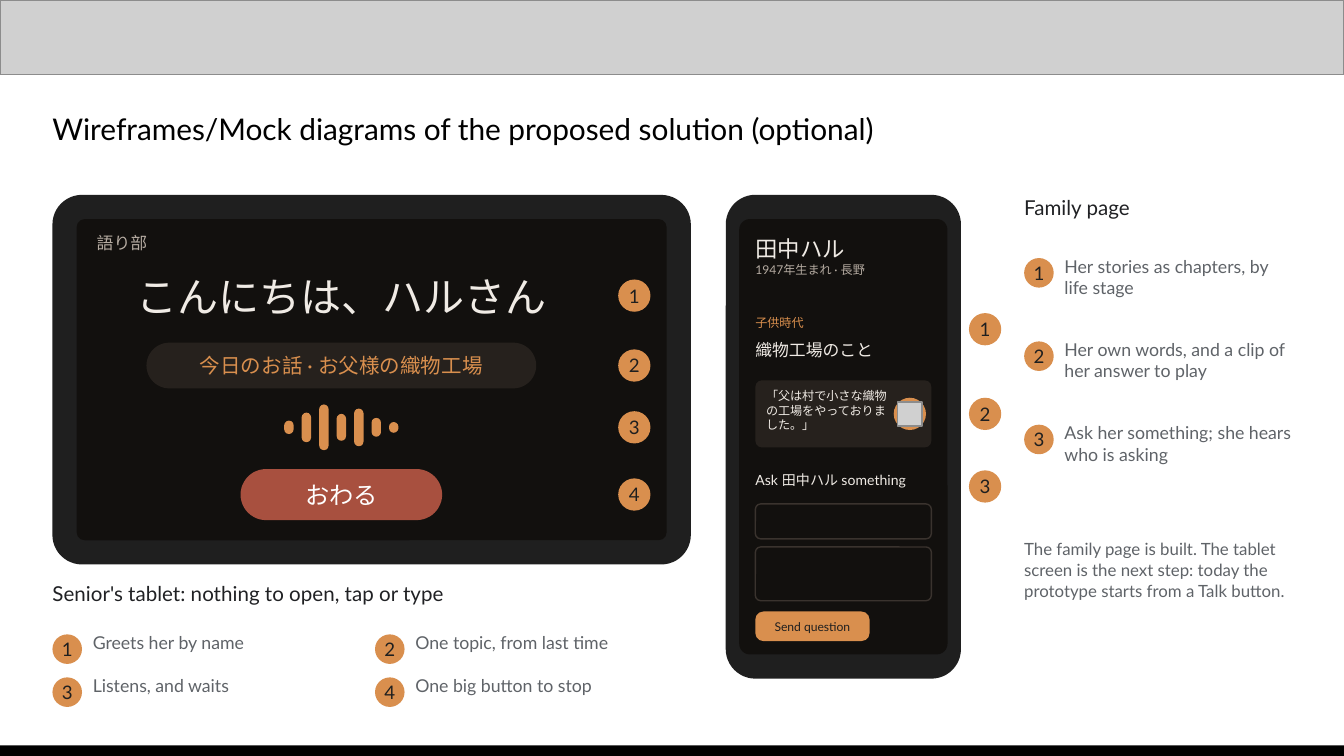
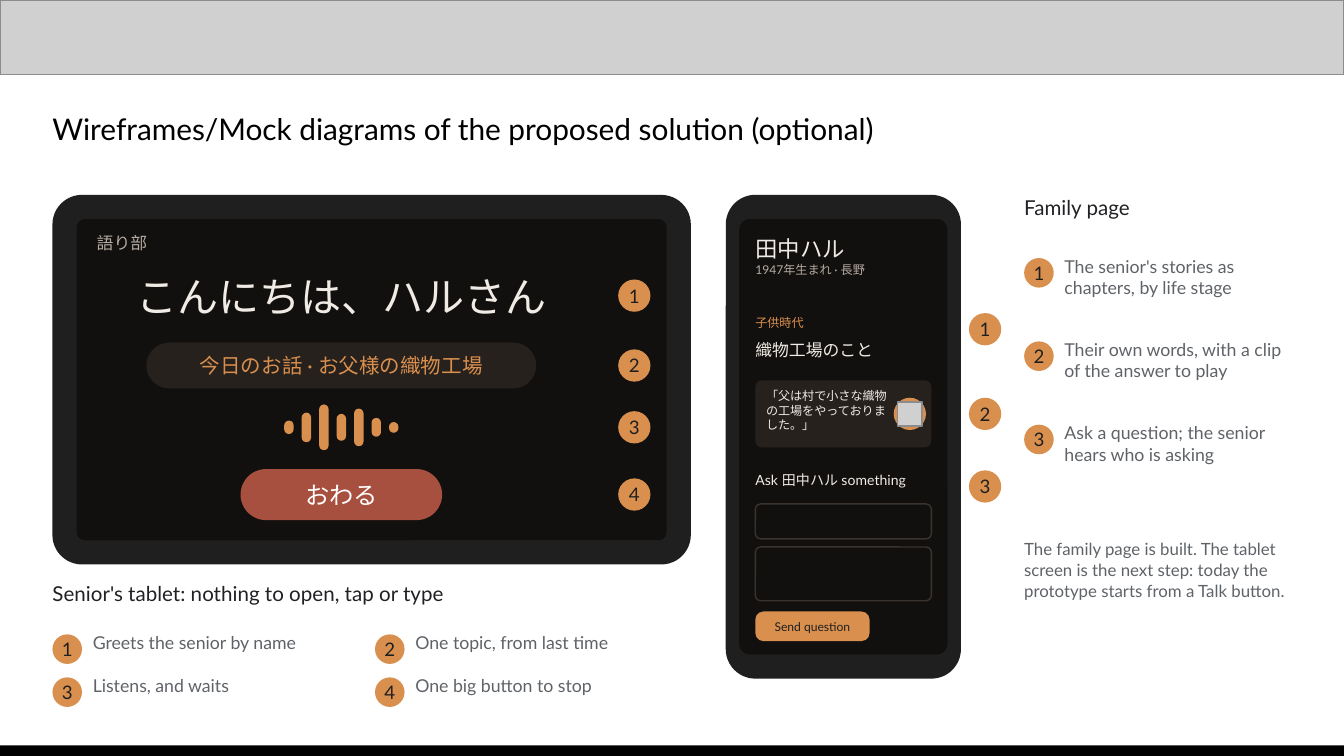
Before and after one commit to kaseovo/kataribe, a slide deck: slide 6 of docs/demo/kataribe-pitch-deck.pptx. Drawn at 1344x756 pixels with LibreOffice and Linux fonts; fonts in the diff are those of the drawing; grey boxes stand for pictures. Boxes give left, top, right and bottom in pixels: in the first picture for what was removed or moved away, otherwise in the second. Text is boxed around its words. In the diff, an @@ line names an element or a change of style, - is before the commit and + after.

```diff
--- a/docs/demo/kataribe-pitch-deck.pptx
+++ b/docs/demo/kataribe-pitch-deck.pptx
@@ text at (1064,260,1234,297): text changed @@
-Her stories as chapters, by life stage
+The senior's stories as chapters, by life stage
@@ text at (1064,343,1281,380): text changed @@
-Her own words, and a clip of her answer to play
+Their own words, with a clip of the answer to play
@@ text at (1064,426,1266,464): text changed @@
-Ask her something; she hears who is asking
+Ask a question; the senior hears who is asking
@@ text at (93,636,296,652): text changed @@
-Greets her by name
+Greets the senior by name
```
Also in this commit, not shown: 9 other slides changed, 1 other file.
